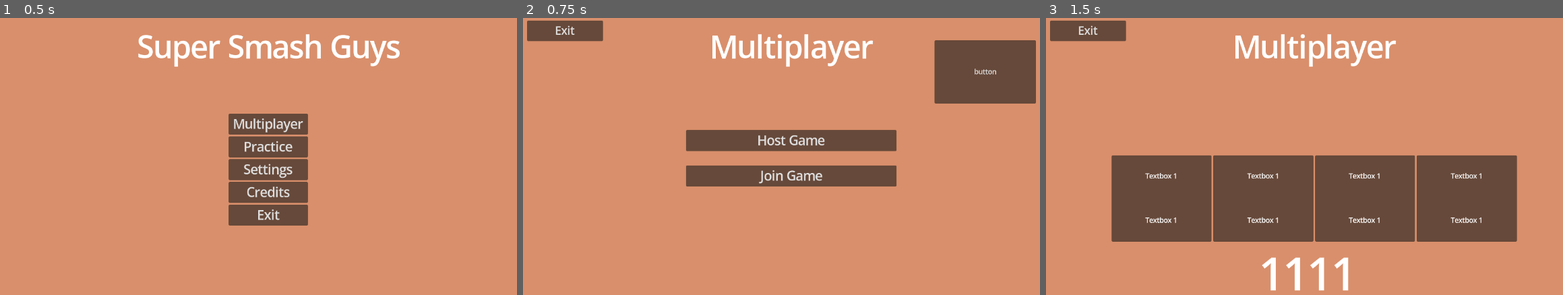
Above: before the commit, frames 1-3 (left to right).
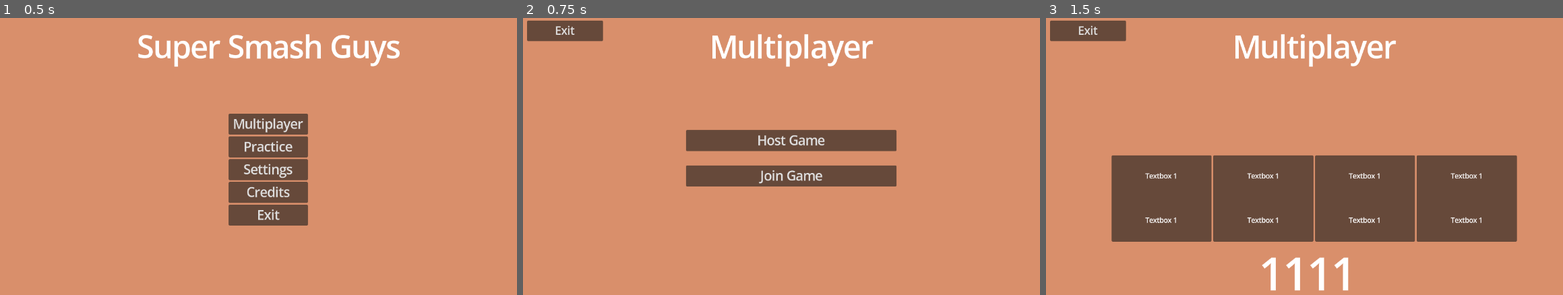
Above: after the commit, the same moments.

Repository: Rivmo/Super-Smash-Guys
Game: Godot game, scene res://scenes/main_menu_screen.tscn
Same seed, same stepped clock (60 frames per second), same inputs: the game is played once before the commit and once after it.
Inputs:
- Up to frame 1 (0.5 s): no input
- Up to frame 2 (0.75 s): click "Multiplayer" at 0.5 s
- Up to frame 3 (1.5 s): click "Host Game" at 1.25 s

Frame 1 is identical in both runs. In frame 2, 4.5% of the frame differs, in the area x 79-100%, y 8-31%; in frame 3, nothing differs.

Commit message:
not sure what this is
t's a Bird, It's a Plane, No it's a commit

Diff:
--- a/scenes/Multiplayer_select_screen.tscn
+++ b/scenes/Multiplayer_select_screen.tscn
@@ -93,16 +93,7 @@
 theme_override_font_sizes/font_size = 26
 text = "Exit"
 
-[node name="Button" type="Button" parent="." unique_id=282592388]
-layout_mode = 0
-offset_left = 980.0
-offset_top = 53.0
-offset_right = 1221.0
-offset_bottom = 203.0
-text = "button"
-
 [connection signal="pressed" from="VBoxContainer/Host" to="join_text_box" method="_on_host_pressed"]
 [connection signal="pressed" from="VBoxContainer/Join" to="join_text_box" method="_on_join_pressed"]
 [connection signal="text_submitted" from="join_text_box" to="join_text_box" method="_on_text_submitted"]
 [connection signal="pressed" from="Exit_Multiplayer" to="." method="_on_exit_multiplayer_pressed"]
-[connection signal="pressed" from="Button" to="join_text_box" method="_on_button_pressed"]
--- a/scenes/placeholder_multiplayer_lobby.tscn
+++ b/scenes/placeholder_multiplayer_lobby.tscn
@@ -1,7 +1,14 @@
 [gd_scene format=3 uid="uid://dg6shi8eros0k"]
 
-[ext_resource type="Script" uid="uid://m37r4ppotmrm" path="res://scenes/placeholder_multiplayer_lobby.gd" id="1_qojf2"]
 [ext_resource type="Script" uid="uid://c2sua0rlp6uru" path="res://scripts/code_box.gd" id="2_qojf2"]
+
+[sub_resource type="GDScript" id="GDScript_bwbv6"]
+script/source = "extends Control
+
+func _on_exit_multiplayer_pressed() -> void:
+	NetworkManager.leave_game_load_menu()
+
+"
 
 [node name="Control" type="Control" unique_id=1290787588]
 layout_mode = 3
@@ -10,7 +17,7 @@
 anchor_bottom = 1.0
 grow_horizontal = 2
 grow_vertical = 2
-script = ExtResource("1_qojf2")
+script = SubResource("GDScript_bwbv6")
 
 [node name="ColorRect" type="ColorRect" parent="." unique_id=205190431]
 layout_mode = 1
--- a/scripts/network/network_manager.gd
+++ b/scripts/network/network_manager.gd
@@ -4,14 +4,17 @@
 # "get_tree().get_multiplayer()." is the same as "multiplayer."
 var Server_Port : int = 1111
 
+var is_host = false
 
 func create_server():
+	is_host = true
 	var enet_network_peer: ENetMultiplayerPeer = ENetMultiplayerPeer.new()
 	enet_network_peer.create_server(Server_Port)
 	get_tree().get_multiplayer().multiplayer_peer = enet_network_peer
 	print("made server")
 
 func create_client(hosts_IP: String = "localhost", host_Port: int = Server_Port):
+	is_host = false
 	_setup_client_connection_signals()
 	var enet_network_peer: ENetMultiplayerPeer = ENetMultiplayerPeer.new()
 	enet_network_peer.create_client(hosts_IP, host_Port)
--- a/scenes/placeholder_multiplayer_lobby.gd
+++ b/scripts/placeholder_multiplayer_lobby.gd
@@ -1,6 +1,4 @@
 extends Control
-
-
 
 func _on_exit_multiplayer_pressed() -> void:
 	NetworkManager.leave_game_load_menu()
Renamed: scenes/placeholder_multiplayer_lobby.gd.uid -> scripts/placeholder_multiplayer_lobby.gd.uid
